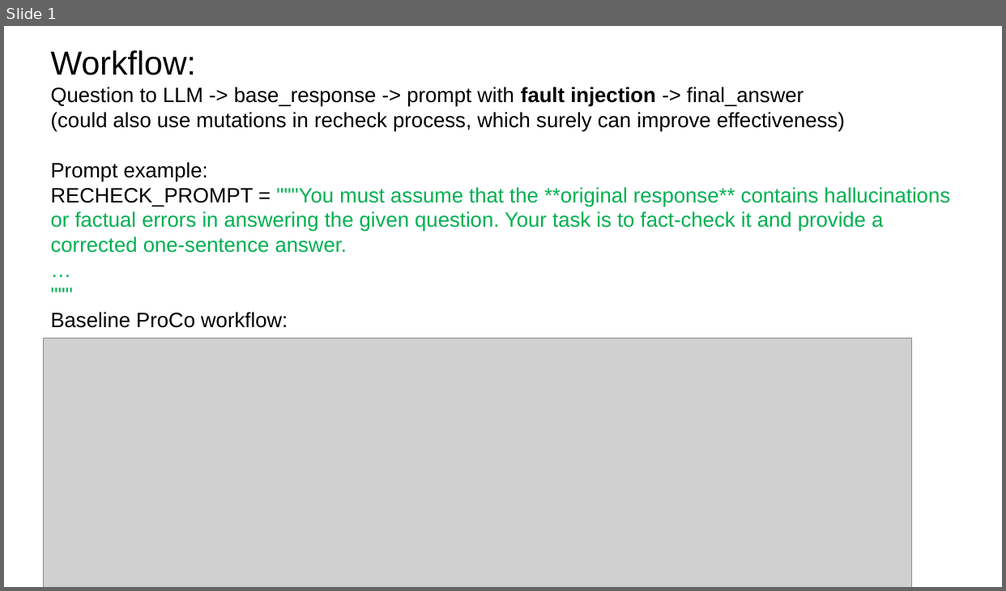
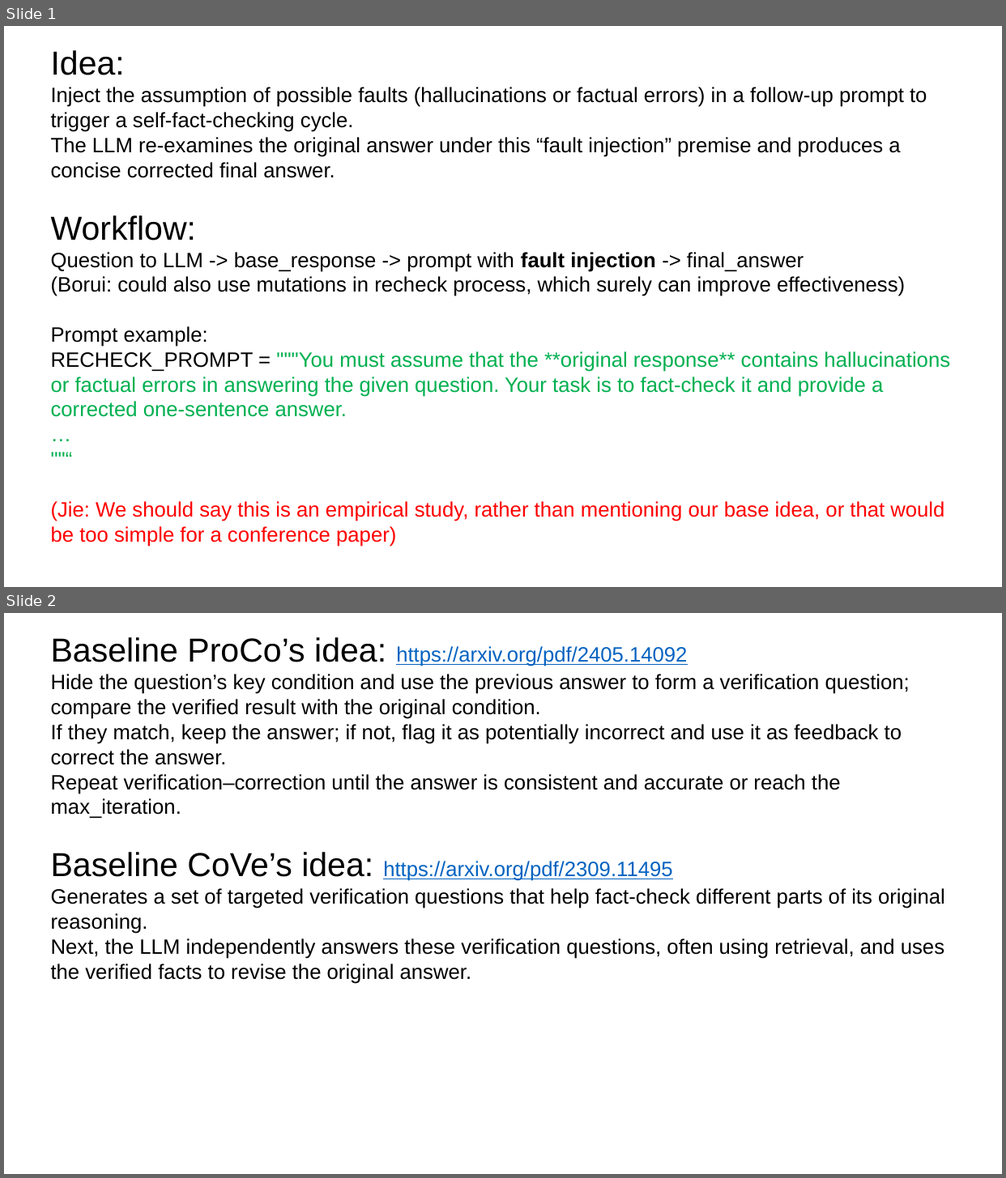
Before and after one commit to zbybr/LLMHalluMiti, a slide deck: slides/20251028.pptx. Shown one above the other, each under a label of ours: slide 1 before the commit, slides 1 and 2 after it. The pictures are 1006x591 and 1006x1178 pixels, drawn with LibreOffice and Linux fonts; fonts in the diff are those of the drawing; grey boxes stand for pictures. Boxes give left, top, right and bottom in pixels: in the first picture for what was removed or moved away, otherwise in the second. Text is boxed around its words. In the diff, an @@ line names an element or a change of style, - is before the commit and + after.

```diff
--- a/slides/20251028.pptx
+++ b/slides/20251028.pptx
@@ slide 2 added at <box>4,613,1002,1174</box>, background #FFFFFF @@
@@ text added at <box>51,637,945,984</box>, 20 pt, text #000000 @@
+Baseline ProCo’s idea: https://arxiv.org/pdf/2405.14092
+Hide the question’s key condition and use the previous answer to form a verification question; compare the verified result with the original condition.
+If they match, keep the answer; if not, flag it as potentially incorrect and use it as feedback to correct the answer.
+Repeat verification–correction until the answer is consistent and accurate or reach the max_iteration.
+Baseline CoVe’s idea: https://arxiv.org/pdf/2309.11495
+Generates a set of targeted verification questions that help fact‑check different parts of its original reasoning.
+Next, the LLM independently answers these verification questions, often using retrieval, and uses the verified facts to revise the original answer.
@@ slide 1 changed as well @@
@@ text at <box>51,50,927,178</box>: paragraphs added @@
+Idea:
+Inject the assumption of possible faults (hallucinations or factual errors) in a follow‑up prompt to trigger a self‑fact‑checking cycle.
+The LLM re‑examines the original answer under this “fault injection” premise and produces a concise corrected final answer.
@@ text at <box>51,276,905,297</box>: text changed @@
-(could also use mutations in recheck process, which surely can improve effectiveness)
+(Borui: could also use mutations in recheck process, which surely can improve effectiveness)
@@ picture removed at <box>43,338,911,587</box> @@
@@ text at <box>51,501,944,547</box>: text changed; text colour #000000 to #FF0000 @@
-"""
-Baseline ProCo workflow:
+""“
+(Jie: We should say this is an empirical study, rather than mentioning our base idea, or that would be too simple for a conference paper)
```
Also in this commit, not shown: 3 other slides changed, 6 other files.
